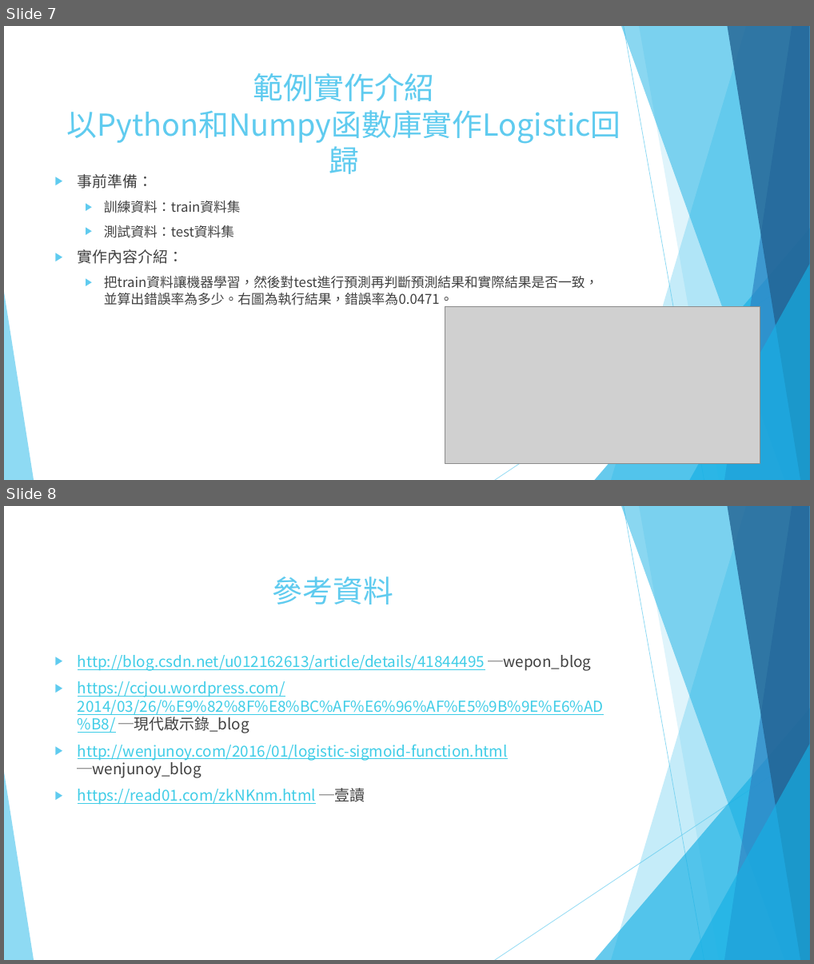
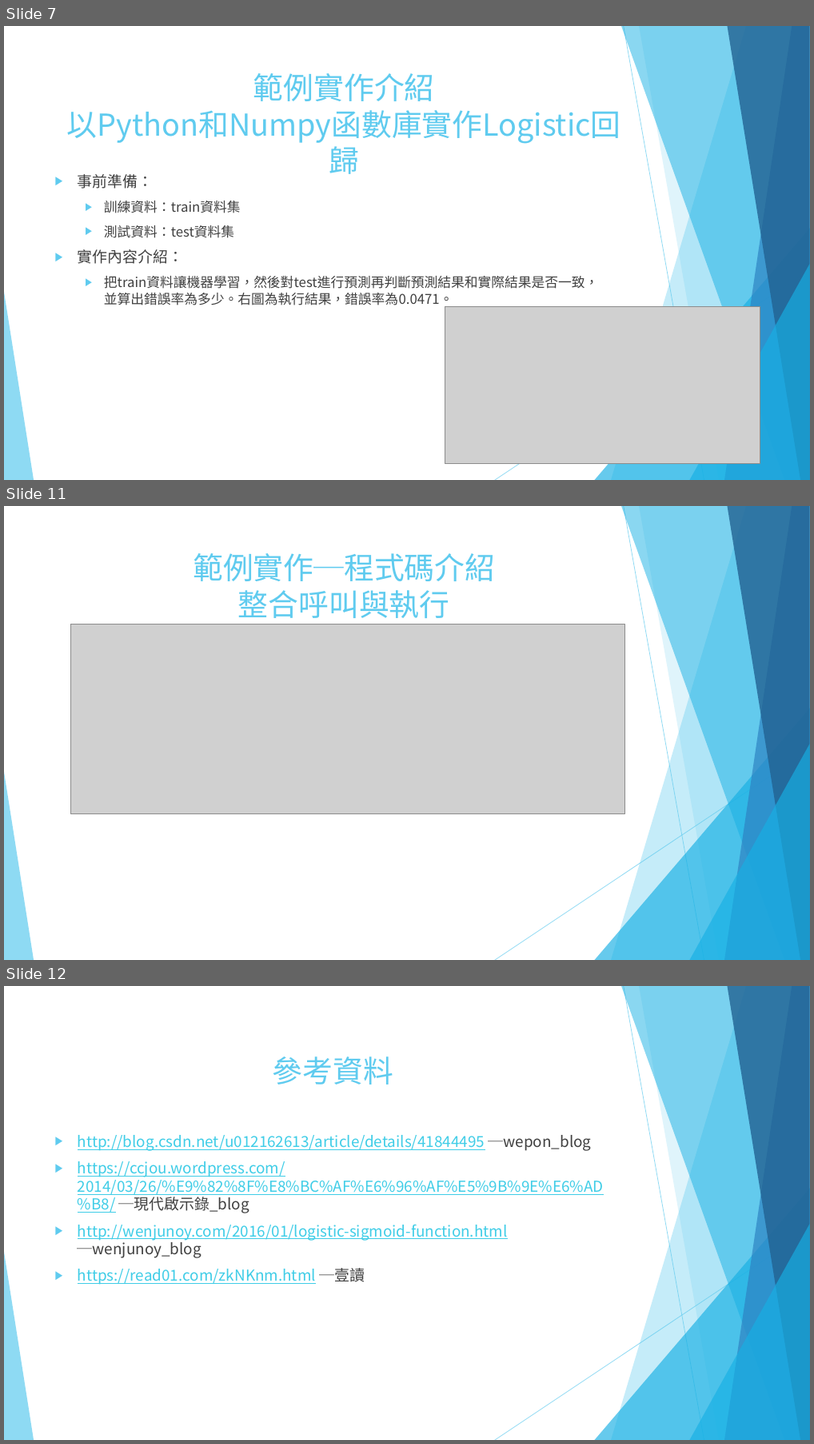
Before and after one commit to Intenfas/nfu_40341152_MINYUE_new, a slide deck: 計算分析_Logistic Regression.pptx. Shown one above the other, each under a label of ours: slides 7 and 8 before the commit, slides 7, 11 and 12 after it; the slides between them are not shown. The pictures are 814x964 and 814x1444 pixels, drawn with LibreOffice and Linux fonts; fonts in the diff are those of the drawing; grey boxes stand for pictures. Boxes give left, top, right and bottom in pixels: in the first picture for what was removed or moved away, otherwise in the second. Text is boxed around its words. In the diff, an @@ line names an element or a change of style, - is before the commit and + after.

```diff
--- a/計算分析_Logistic Regression.pptx
+++ b/計算分析_Logistic Regression.pptx
@@ slide 11 added at <box>4,506,810,960</box>, background #FFFFFF; not listed: 10 template elements that a slide beside it also shows @@
@@ title added at <box>193,553,495,618</box>, 36 pt, text #5FCBEF @@
+範例實作─程式碼介紹
+整合呼叫與執行
@@ picture added at <box>71,624,626,814</box> @@
@@ what was slide 8 is now slide 12 @@
```
Also in this commit, not shown: 1 slide changed, 3 other slides added, 1 other file.
